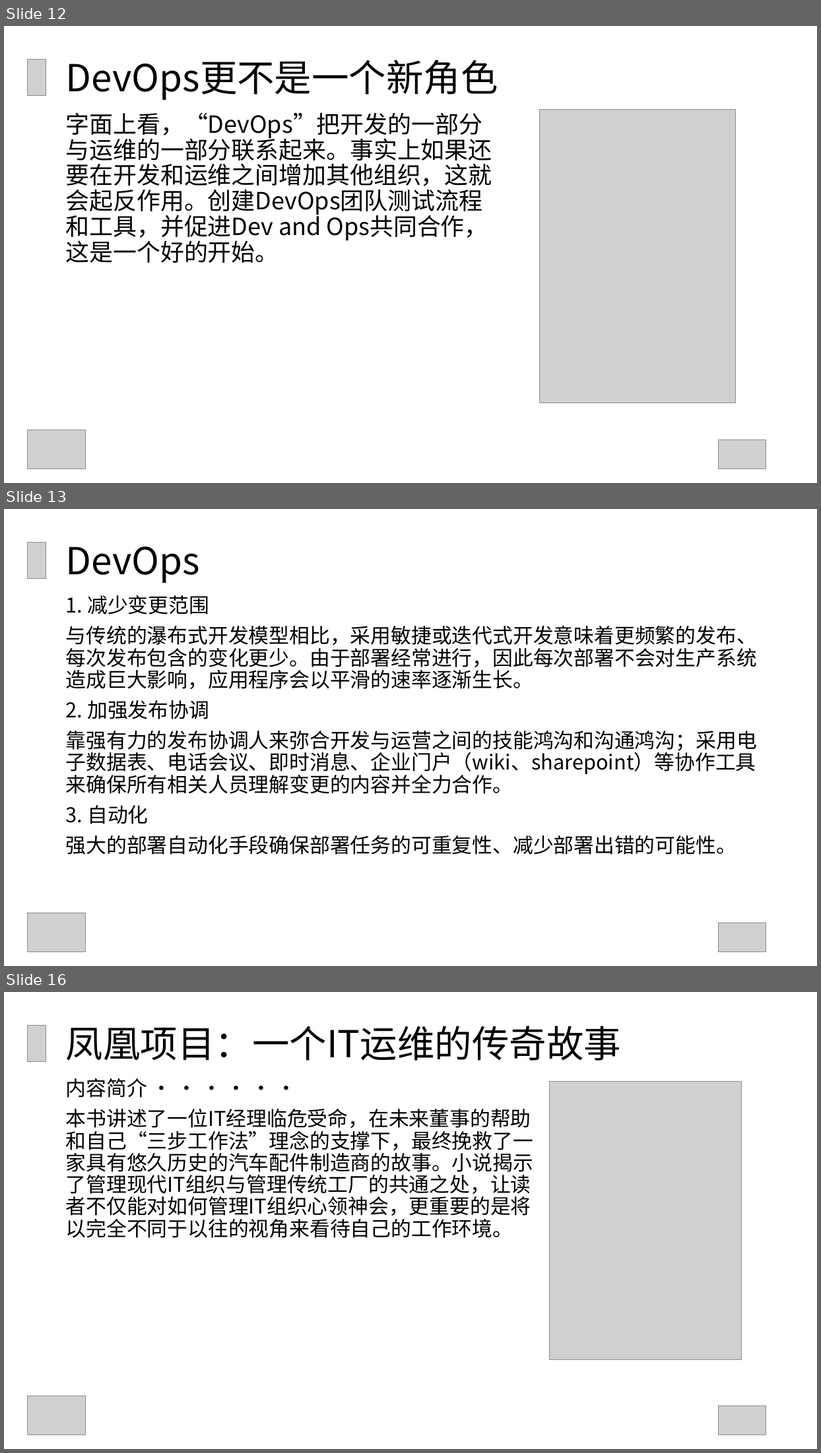
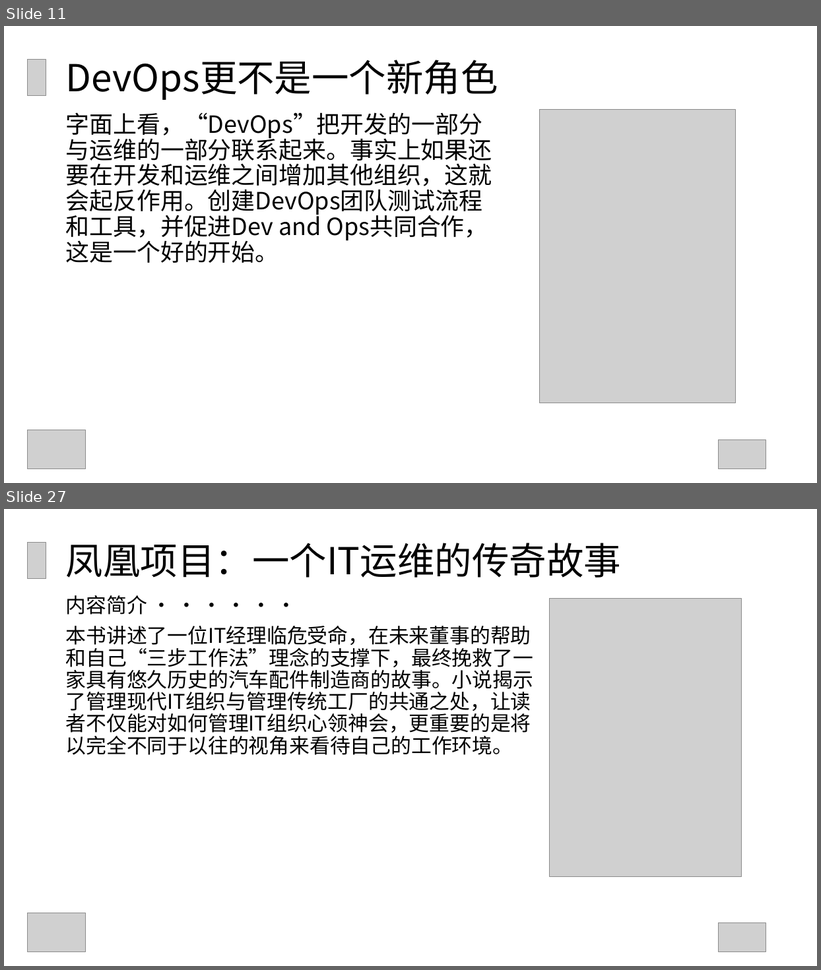
Before and after one commit to GuoxinL/devops-ppt, a slide deck: Jenkins的应用与分享.ppt. Shown one above the other, each under a label of ours: slides 12, 13 and 16 before the commit, slides 11 and 27 after it; the slides between them are not shown. The pictures are 821x1453 and 821x970 pixels, drawn with LibreOffice and Linux fonts; fonts in the diff are those of the drawing; grey boxes stand for pictures. Boxes give left, top, right and bottom in pixels: in the first picture for what was removed or moved away, otherwise in the second. Text is boxed around its words. In the diff, an @@ line names an element or a change of style, - is before the commit and + after.

```diff
--- a/Jenkins的应用与分享.ppt
+++ b/Jenkins的应用与分享.ppt
@@ slide 13 removed at (x1=4, y1=509, x2=817, y2=966), background #FFFFFF @@
@@ picture removed at (x1=27, y1=543, x2=46, y2=578) @@
@@ text removed at (x1=66, y1=547, x2=200, y2=583) @@
-DevOps
@@ text removed at (x1=66, y1=595, x2=757, y2=855) @@
-1. 减少变更范围
-与传统的瀑布式开发模型相比，采用敏捷或迭代式开发意味着更频繁的发布、每次发布包含的变化更少。由于部署经常进行，因此每次部署不会对生产系统造成巨大影响，应用程序会以平滑的速率逐渐生长。
-2. 加强发布协调
-靠强有力的发布协调人来弥合开发与运营之间的技能鸿沟和沟通鸿沟；采用电子数据表、电话会议、即时消息、企业门户（wiki、sharepoint）等协作工具来确保所有相关人员理解变更的内容并全力合作。
-3. 自动化
-强大的部署自动化手段确保部署任务的可重复性、减少部署出错的可能性。
@@ picture removed at (x1=27, y1=913, x2=86, y2=952) @@
@@ picture removed at (x1=718, y1=923, x2=766, y2=952) @@
@@ what was slide 12 is now slide 11 @@
@@ what was slide 16 is now slide 27 @@
```
Also in this commit, not shown: 10 slides changed, 13 slides added, 6 other slides removed, 4 other files.
